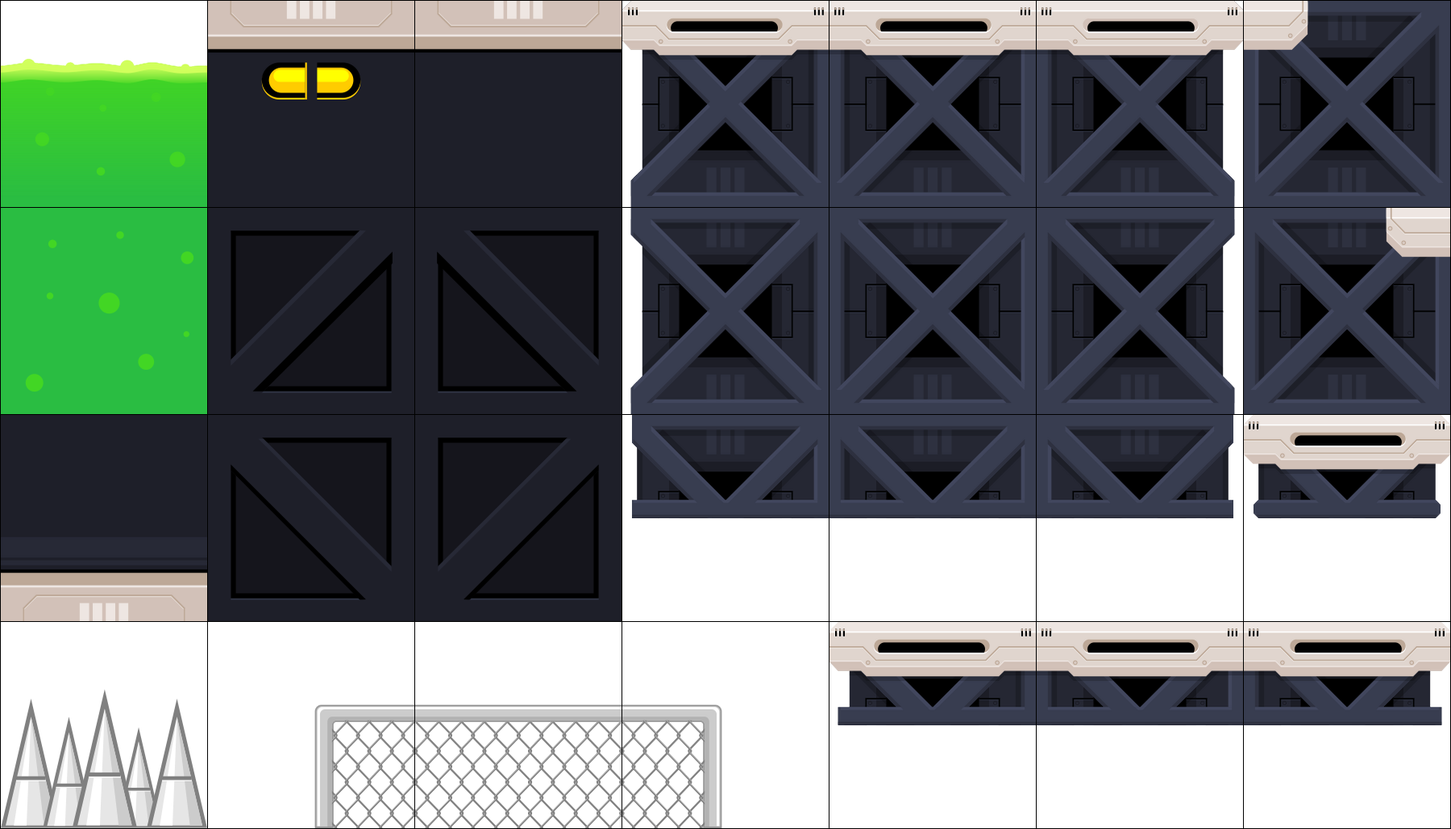
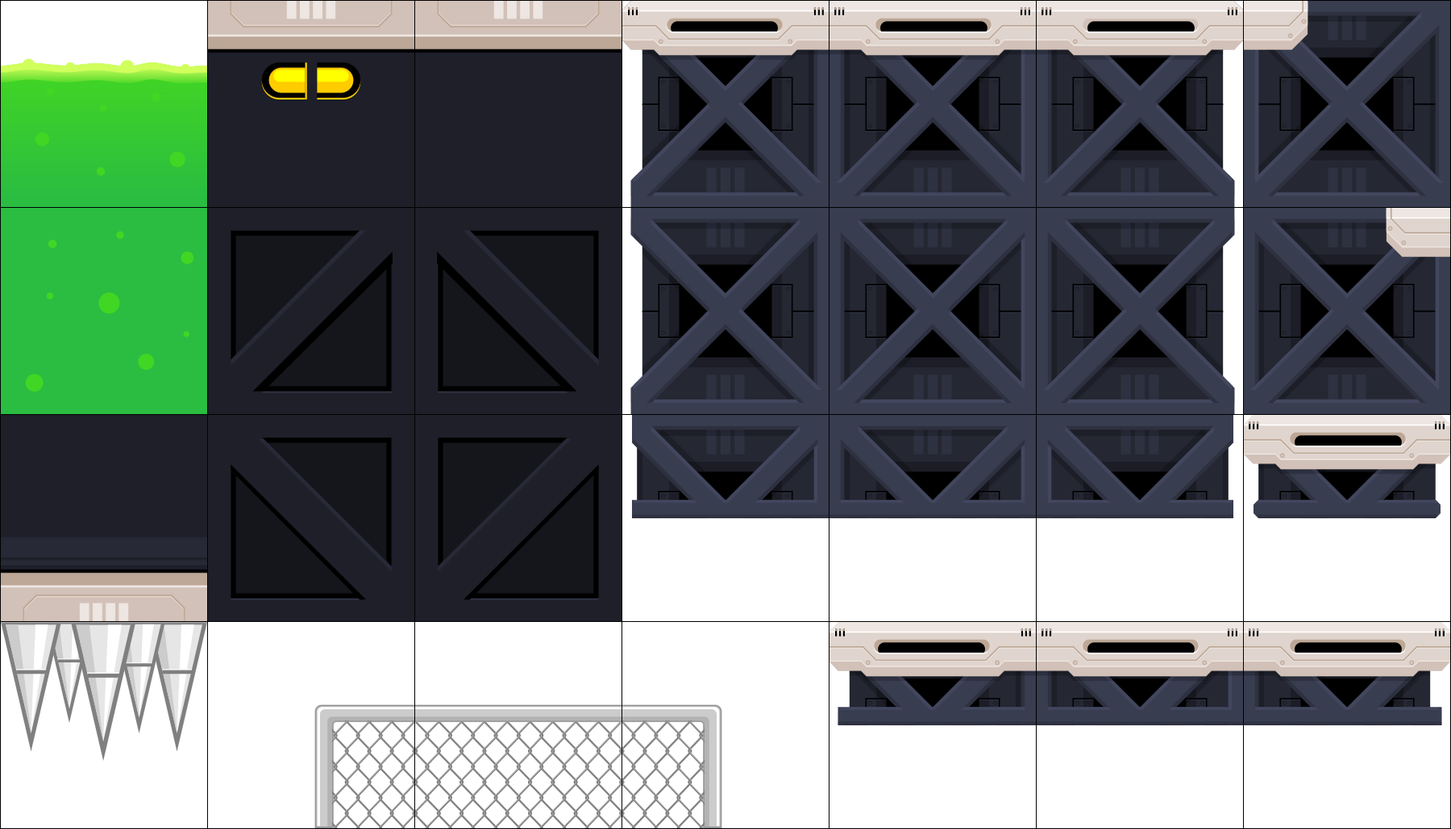
Layered file, before and after one edit (1451x829). Changes by layer:
painted on "Spike" over [0, 622, 208, 829]
